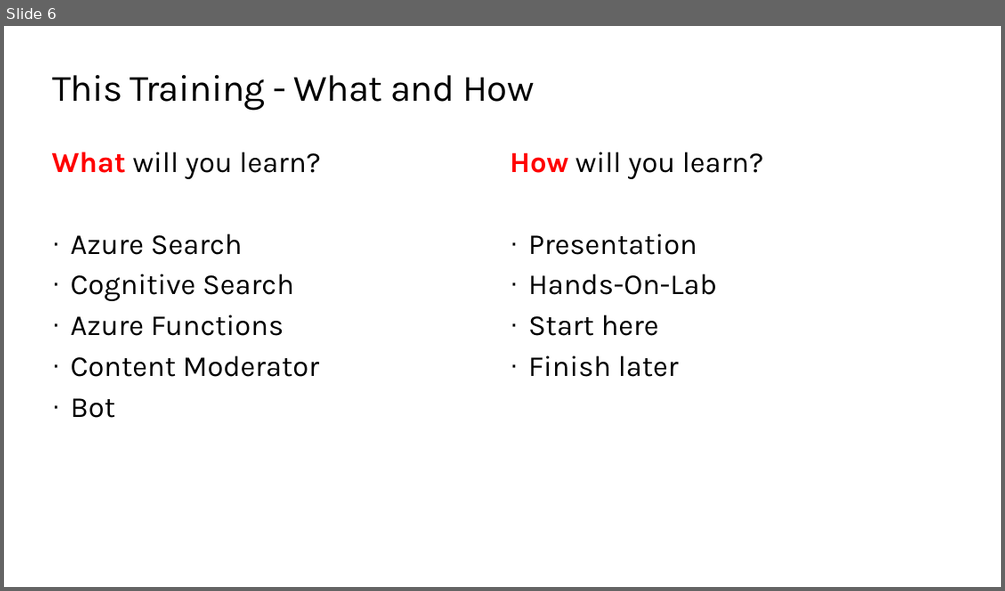
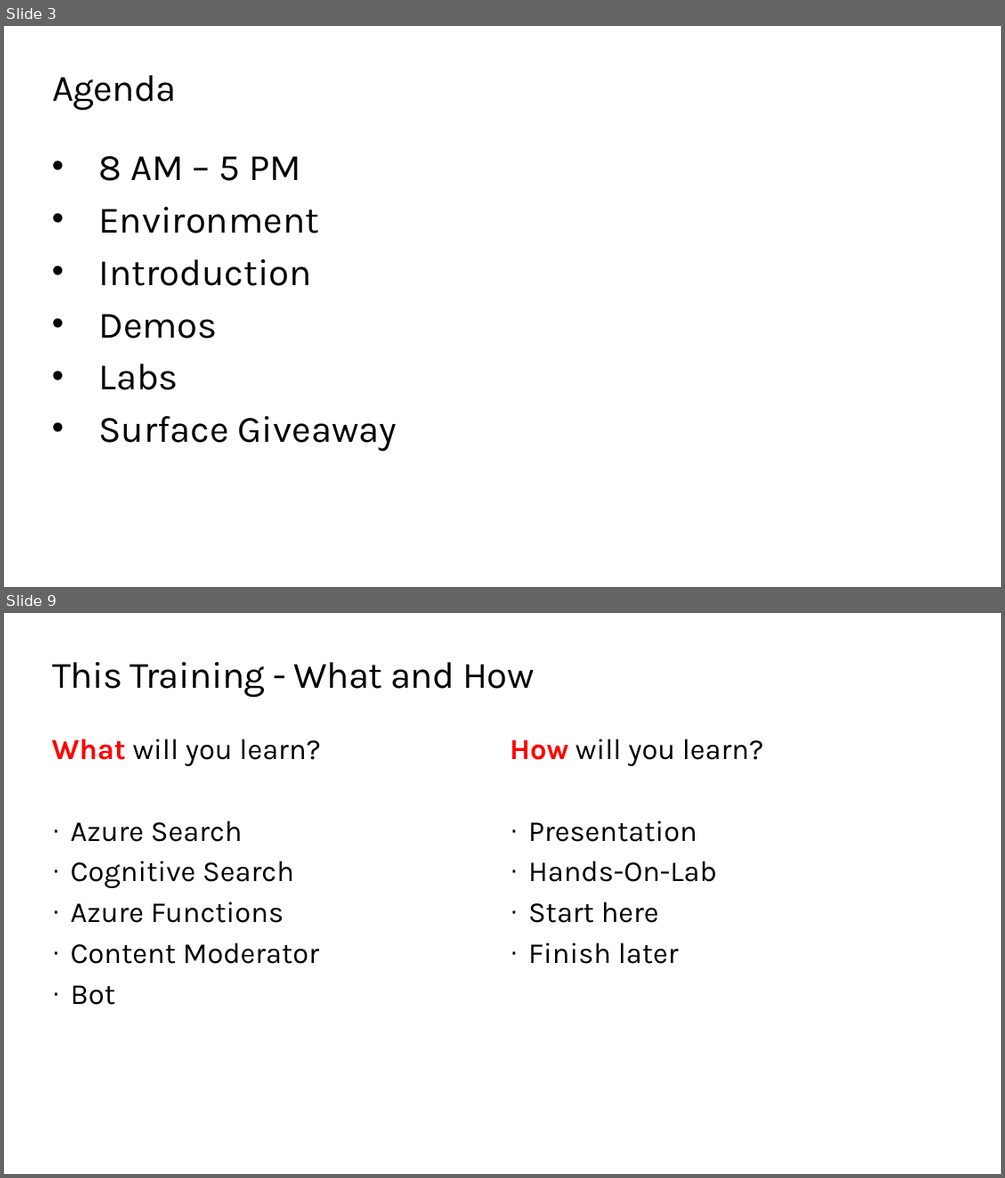
Before and after one commit to QuirkyDataScientist1978/Build-a-knowledge-mining-solution-using-Azure-AI, a slide deck: resources/slides/Opening.pptx. Shown one above the other, each under a label of ours: slide 6 before the commit, slides 3 and 9 after it; the slides between them are not shown. The pictures are 1005x591 and 1005x1178 pixels, drawn with LibreOffice and Linux fonts; fonts in the diff are those of the drawing; background and template pictures are left out. Boxes give left, top, right and bottom in pixels: in the first picture for what was removed or moved away, otherwise in the second. Text is boxed around its words. In the diff, an @@ line names an element or a change of style, - is before the commit and + after.

```diff
--- a/resources/slides/Opening.pptx
+++ b/resources/slides/Opening.pptx
@@ slide 3 added at [4, 26, 1001, 587], background #FFFFFF @@
@@ title added at [52, 75, 177, 111], 36 pt, text #000000 @@
+Agenda
@@ text added at [98, 156, 396, 451], 36 pt, text #000000 @@
+• 8 AM – 5 PM
+• Environment
+• Introduction
+• Demos
+• Labs
+• Surface Giveaway
@@ what was slide 6 is now slide 9 @@
```
Also in this commit, not shown: 5 slides changed, 2 other slides added.
